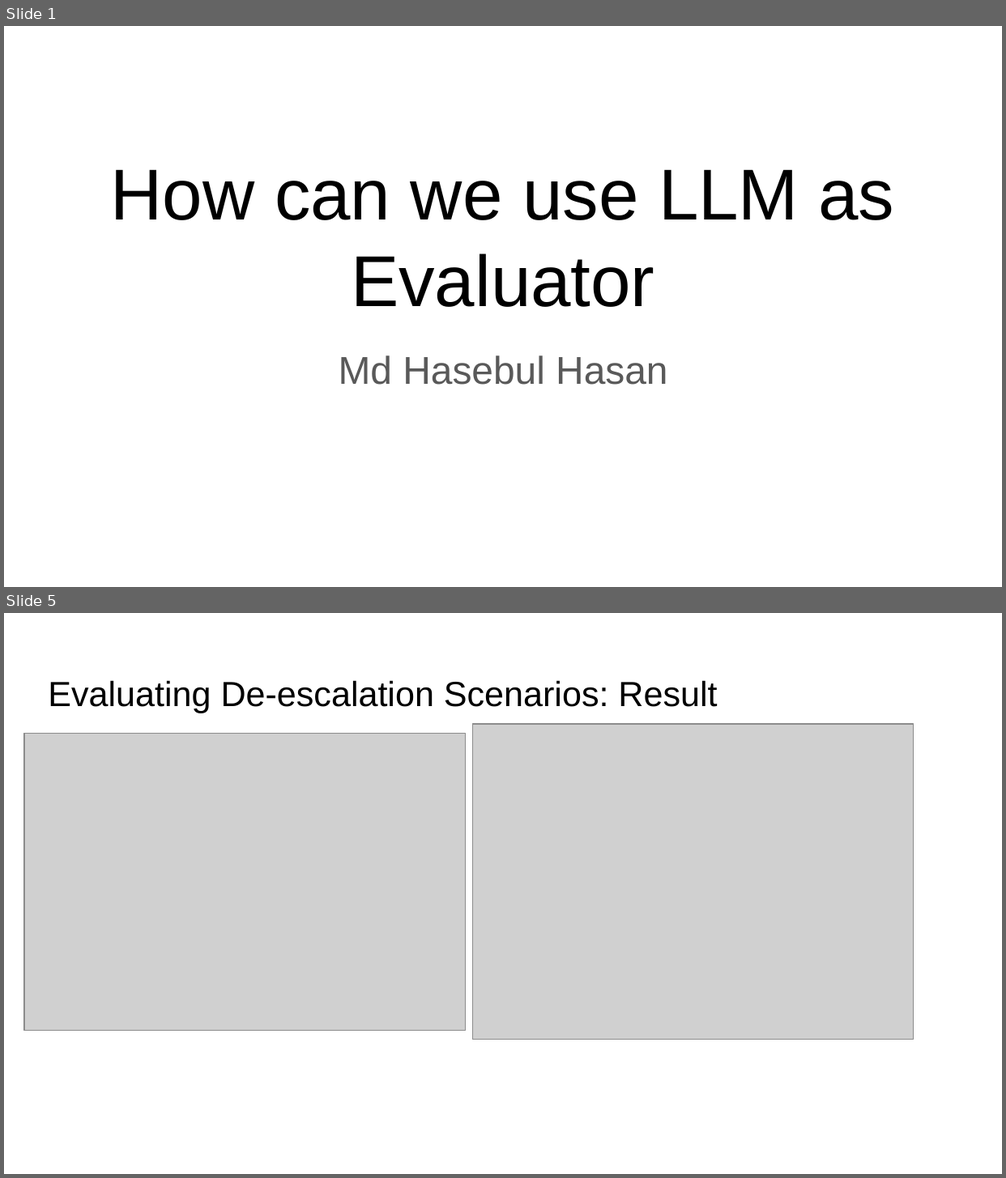
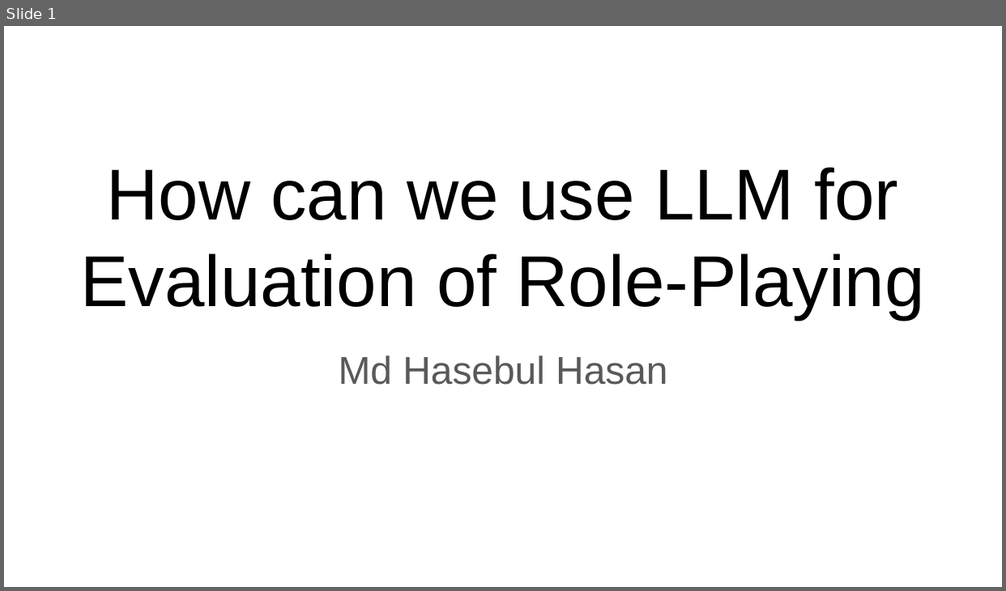
Before and after one commit to Hasebul/DeEscalWild-Benchmark-Farmework, a slide deck: Presentation/De-escalation Training Evaluation Idea.pptx. Shown one above the other, each under a label of ours: slides 1 and 5 before the commit, slide 1 after it; the slides between them are not shown. The pictures are 1006x1178 and 1006x591 pixels, drawn with LibreOffice and Linux fonts; fonts in the diff are those of the drawing; grey boxes stand for pictures. Boxes give left, top, right and bottom in pixels: in the first picture for what was removed or moved away, otherwise in the second. Text is boxed around its words. In the diff, an @@ line names an element or a change of style, - is before the commit and + after.

Commit message:
finish role playing evaluaiton code

```diff
--- a/Presentation/De-escalation Training Evaluation Idea.pptx
+++ b/Presentation/De-escalation Training Evaluation Idea.pptx
@@ slide 5 removed at (x1=4, y1=613, x2=1002, y2=1174), background #FFFFFF @@
@@ title removed at (x1=48, y1=680, x2=717, y2=713) @@
-Evaluating De-escalation Scenarios: Result
@@ picture removed at (x1=24, y1=734, x2=465, y2=1031) @@
@@ picture removed at (x1=472, y1=724, x2=913, y2=1039) @@
@@ slide 1 changed as well @@
@@ title at (x1=81, y1=167, x2=925, y2=319): text changed @@
-How can we use LLM as Evaluator
+How can we use LLM for Evaluation of Role-Playing
```
Also in this commit, not shown: 2 other slides changed, 5 slides added, 3 other slides removed, 2 other files.
